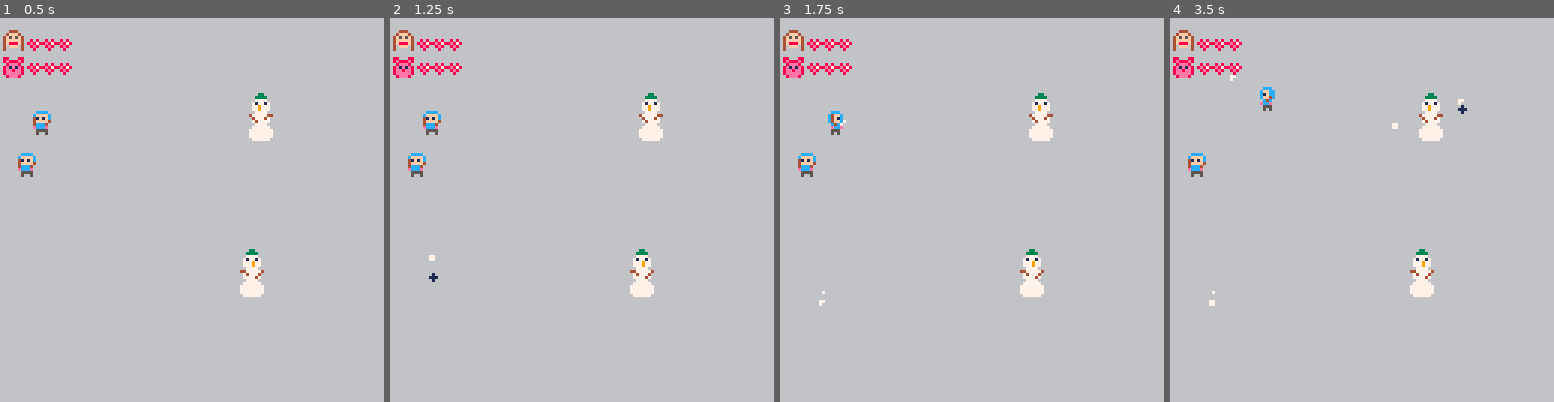
Above: before the commit, frames 1-4 (left to right).
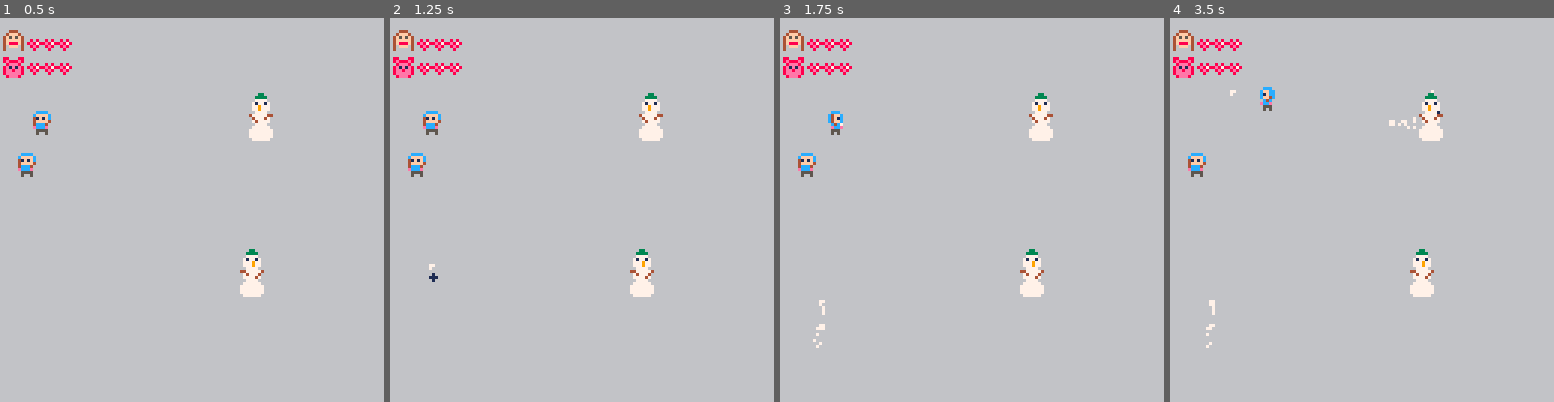
Above: after the commit, the same moments.

Repository: thtroyer/pico8_wfc_demos
Game: PICO-8 cartridge snowballfight.p8
Same seed, same stepped clock (60 frames per second), same inputs: the game is played once before the commit and once after it.
Inputs:
- Up to frame 1 (0.5 s): tap X (X key) at 0.33 s
- Up to frame 2 (1.25 s): tap O (Z key) at 0.7 s; tap X (X key) at 1.07 s
- Up to frame 3 (1.75 s): hold Right from 1.6 s (still down); tap O (Z key) at 1.7 s
- Up to frame 4 (3.5 s): tap X (X key) at 1.85, 2.97 s; release Right at 2.1 s; tap O (Z key) every 0.4 s from 2.1 to 3.3 s; hold Up 2.15-2.42 s; hold Right 2.47-3.03 s; hold Left from 3.08 s (still down)

Frame 1 is identical in both runs. In frame 2, less than 0.1% of the frame differs, in the area x 10-12%, y 61-66%; in frame 3, less than 0.1%; in frame 4, 0.3%, in the area x 9-78%, y 14-86%.

Commit message:
Getting knockback working

Diff:
--- a/snowballfight.p8
+++ b/snowballfight.p8
@@ -97,24 +97,14 @@
 	end
 end
 
-function collide(x1,x1s,y1,y1s,x2,x2s,y2,y2s)
-	log("debug")
-	log(x1)
-	log(x1s)
-	log(y1)
-	log(y1s)
-
-	if((x1+x1s) > x2) and ((x2+x2s) > x1) then
-		log("x hit")
-	end
-
-	if((y1+y1s) > y2) and ((y2+y2s) > y1) then
-		log("y hit")
-	end
+function collide(x1,x1s,y1,y1s,z1,z1s,x2,x2s,y2,y2s,z2,z2s)
+
 
 	if((x1+x1s) > x2) and ((x2+x2s) > x1) then
 		if((y1+y1s) > y2) and ((y2+y2s) > y1) then
-			return true
+			if((z1+z1s) > z2) and ((z2+z2s) > z1) then
+				return true
+			end
 		end
 	end
 	return false
@@ -127,6 +117,24 @@
 end
 
 function entitycollide(e1,e2)
+	return collide(
+		e1.x+e1.xoff,
+		e1.xsize,
+		e1.y+e1.xoff,
+		e1.ysize,
+		e1.z,
+		e1.zsize,
+		e2.x+e2.xoff,
+		e2.xsize,
+		e2.y+e2.xoff,
+		e2.ysize,
+		e2.z,
+		e2.zsize
+	)
+end
+
+--deprecated
+function entitycollide_bak(e1,e2)
 	return collide(
 		e1.x+e1.xoff,
 		e1.xsize,
@@ -136,7 +144,7 @@
 		e2.xsize,
 		e2.y+e2.xoff,
 		e2.ysize)
-	end
+end
 
 function detect_collisions()
 	for s in all(snowballs) do
@@ -144,9 +152,21 @@
 			for t in all(snowmen) do
 				--if collide(s.x+4,1,s.y+4,1,t.x,8,t.y,8) then
 				if(entitycollide(s,t)) then
+					t:hit()
 					s:hit()
-					t:hit()
-					log("hit!")
+				end
+			end
+		end
+	end
+
+	for s in all(snowballs) do
+		if (s.active) then
+			for p in all(players) do
+				if(entitycollide(p,s)) then
+					if(s.thrower ~= p) then
+						p:hit(s)
+						s:hit()
+					end
 				end
 			end
 		end
@@ -218,6 +238,16 @@
 	o.y = y or 20
 	o.dx = 0
 	o.dy = 0
+	o.z = 0
+	o.xsize=8
+	o.ysize=8
+	o.zsize = 15
+	o.xoff=0
+	o.yoff=0
+	o.zoff=0
+	o.hitdx=0
+	o.hitdy=0
+
 	o.looking_dir = "⬇️"
 	o.walk_timer = nil
 	o.walk_state = 0
@@ -352,7 +382,7 @@
 
 	self.throw_timer = 13
 
-	local s = snowball:new(self.x, self.y+2)
+	local s = snowball:new(self.x, self.y+2, self)
 
 	--if (sub(self.looking_dir, 2, 2) == "⬅️") then
 	if (self.looking_dir == "⬅️") then
@@ -371,7 +401,7 @@
 		s.dx = random(-.15,.15)
 	end
 
-	s.dz = 5
+	s.dz = 2.5
 
 	return s
 end
@@ -383,7 +413,27 @@
 	end
 end
 
+function player:hit(snowball)
+	self.hitdx += (snowball.dx/2)
+	self.hitdy += (snowball.dy/2)
+end
+
+function sign(x)
+	return x/abs(x)
+end
+
 function player:update()
+	--log("hitdx: ")
+	--log(self.hitdx)
+	--log("hitdy: ")
+	--log(self.hitdy)
+	self.x += self.hitdx
+	self.y += self.hitdy
+
+	self.hitdx -= sign(self.hitdx) * .5
+	self.hitdy -= sign(self.hitdy) * .5
+	if(self.hitdx < 0.1) self.hitdx = 0
+	if(self.hitdy < 0.1) self.hitdy = 0
 
 	if not (self.throw_timer == nil) then
 		self.throw_timer -= 1
@@ -435,7 +485,7 @@
 	pset(self.x+4, self.y+4 - (self.z/2), 7)
 end
 
-function snowball:new(x, y)
+function snowball:new(x, y, thrower)
 	local o = {}
 	setmetatable(o,self)
 	self.__index = self
@@ -449,13 +499,16 @@
 	o.dx = 0
 	o.dy = 0
 	o.dz = 0
-	o.grav = -0.5
+	o.grav = -0.25
 	o.active = true
 
 	o.xoff = 4
 	o.yoff = 4
 	o.xsize = 2
 	o.ysize = 2
+	o.zsize = 2
+
+	o.thrower = thrower
 
 	o.frames_left = random_int(300,600)
 	o.particles = {}
@@ -464,6 +517,10 @@
 end
 
 function snowball:update()
+	if (self.active == true) then
+		log("update")
+		log(self.dx)
+	end
 	self.frames_left -= 1
 	if (self.frames_left == 0) return
 
@@ -475,6 +532,7 @@
 		if (self.dz ~= self.grav) then
 			self:splat()
 		end
+		--log("ground")
 		self.z = 0
 		self.dx = 0
 		self.dy = 0
@@ -485,7 +543,7 @@
 		p:update()
 	end
 
-	if random_int(0,100) <= 4 then
+	if random_int(0,100) <= 2 then
 		add(self.particles,
 			spart:new(self.x, self.y, self.z,
 				self.dx/2, self.dy/2, self.dz)
@@ -494,9 +552,9 @@
 end
 
 function snowball:splat()
-	if (not active) return
-
-	for i=1,random_int(2,16),1 do
+	if (not self.active) return
+
+	for i=1,random_int(10,16),1 do
 		add(
 			self.particles,
 			spart:new(
@@ -512,16 +570,16 @@
 	local xpos = 1
 	local xneg = -1
 	local ypos = 1
-	local yneg = -2
+	local yneg = -1
 
 	if(self.dx>1) then
 		xpos=0
-	elseif (self.dx < 1) then
+	elseif (self.dx < -1) then
 		xneg = 0
 	end
 	if(self.dy>1) then
 		ypos=0
-	elseif (self.dy < 1) then
+	elseif (self.dy < -1) then
 		yneg = 0
 	end
 
@@ -538,6 +596,7 @@
 		)
 	end
 	self.active = false
+	log("snowball hit")
 	self.dx = 0
 	self.dy = 0
 	self.dz = 0
@@ -575,6 +634,8 @@
 	o.yoff = 0
 	o.xsize = 8
 	o.ysize = 12
+	o.z = 0
+	o.zsize = 30
 
 	o.x = random_int(64,120)
 	o.y = random_int(20,114)
@@ -585,25 +646,28 @@
 end
 
 function snowman:checkcollision(snowball)
---	if(
 end
 
 function snowman:hit()
 	self.health -= 10
+	self.zsize = 30 - (self:states()*3)
 end
 
 function snowman:update()
 	--self.health -= 1
 end
 
+function snowman:states()
+	local h = self.health
+	if (h >= 90) return 0
+	if (h <= 90 and h > 60) return 1
+	if (h <= 60 and h > 30) return 2
+	if (h <= 30 and h > 0) return 3
+	if (h <= 0) return 4
+end
+
 function snowman:draw()
-	sprite = 42
-	local h = self.health
-	if (h >= 90) sprite = 42
-	if (h <= 90 and h > 60) sprite = 43
-	if (h <= 60 and h > 30) sprite = 44
-	if (h <= 30 and h > 0) sprite = 45
-	if (h <= 0) sprite = 46
+	sprite = 42 + self:states()
 	spr(sprite,
 		self.x, self.y-8,
 		1, 2,
